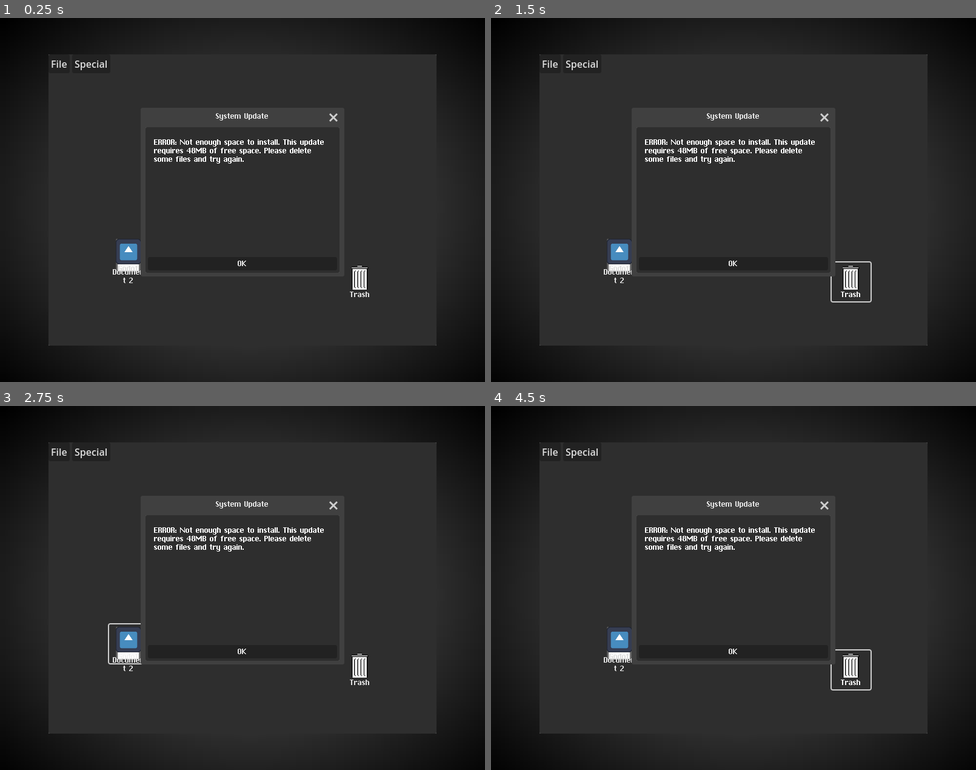
Above: before the commit, frames 1-4 (two rows, left to right).
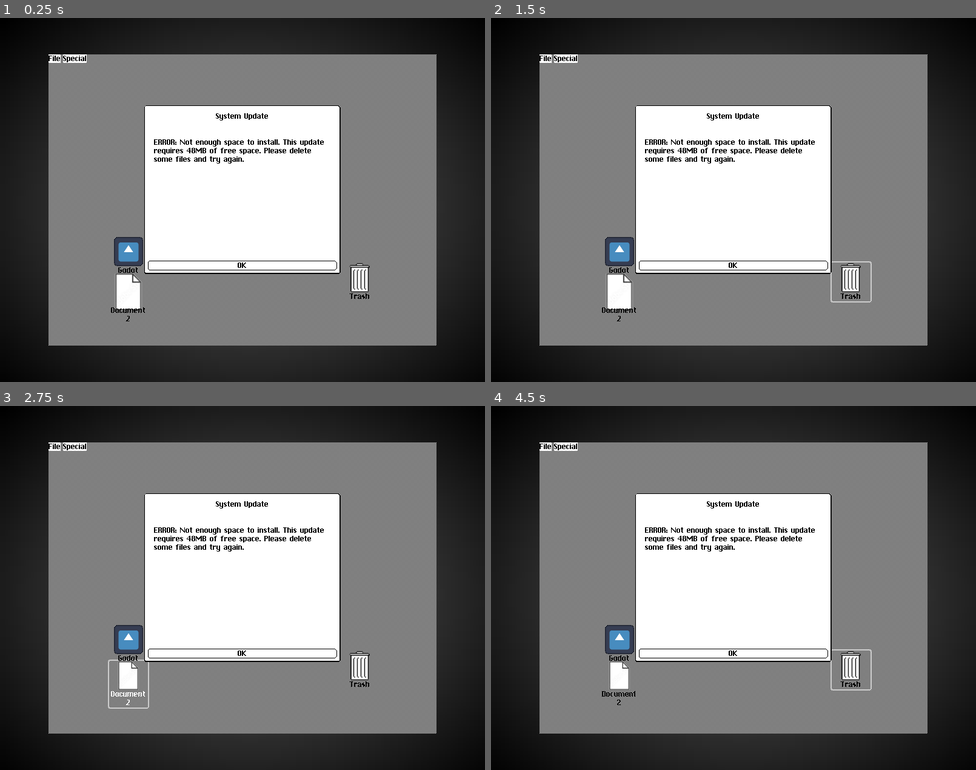
Above: after the commit, the same moments.

Repository: ee0pdt/gwj-78-erase
Game: Godot game, scene res://main.tscn
The game is run twice, just before and just after one commit, with the same random seed, the same clock (stepped at 60 frames per second) and the same inputs. The engine's default icon, where the game draws it, is replaced by a stand-in: a white triangle on a blue panel in a dark square.
Inputs:
- Up to frame 1 (0.25 s): no input
- Up to frame 2 (1.5 s): click "Trash" at 0.5 s; click "Document" at 1.25 s
- Up to frame 3 (2.75 s): click "Document 2" at 2 s
- Up to frame 4 (4.5 s): click "Godot" at 2.75 s; click "Trash" at 3.5 s; click "Document" at 4.25 s

The runs differ from the first frame. In frame 1, 64% of the frame differs, in the area x 10-90%, y 10-90%; in frame 2, 63%; in frame 3, 64%; in frame 4, 63%.

Commit message:
Better OS1 Styles

Diff:
--- a/main.tscn
+++ b/main.tscn
@@ -6,6 +6,7 @@
 [ext_resource type="Texture2D" uid="uid://dbx7n44neu5r7" path="res://assets/images/trash.png" id="2_h2yge"]
 [ext_resource type="Theme" uid="uid://cmnrvs380oc6u" path="res://themes/os1_mono.tres" id="3_efxa6"]
 [ext_resource type="Script" uid="uid://dtb75nehl5f26" path="res://trash.gd" id="4_1bvp3"]
+[ext_resource type="Texture2D" uid="uid://qyfy5t08yk3q" path="res://assets/images/os1_bkg.png" id="5_dg77c"]
 [ext_resource type="Script" uid="uid://bykqjgpcn73br" path="res://document.gd" id="6_7mycd"]
 [ext_resource type="Texture2D" uid="uid://c8l3nhsy06asv" path="res://assets/images/document.png" id="6_272bh"]
 [ext_resource type="Script" uid="uid://bgsgt0niuif7a" path="res://menu_bar.gd" id="8_5vw27"]
@@ -74,6 +75,7 @@
 
 [node name="DesktopBackground" type="TextureRect" parent="CanvasLayer/Screen/Desktop"]
 layout_mode = 2
+texture = ExtResource("5_dg77c")
 stretch_mode = 1
 
 [node name="Trash" type="Button" parent="CanvasLayer/Screen/Desktop/DesktopBackground"]
@@ -114,9 +116,9 @@
 unique_name_in_owner = true
 layout_mode = 0
 offset_left = 100.0
-offset_top = 300.0
+offset_top = 360.0
 offset_right = 164.0
-offset_bottom = 377.0
+offset_bottom = 437.0
 text = "Document 2"
 icon = ExtResource("6_272bh")
 flat = true
@@ -149,6 +151,7 @@
 offset_bottom = 31.0
 size_flags_horizontal = 0
 size_flags_vertical = 0
+theme = ExtResource("3_efxa6")
 prefer_global_menu = false
 script = ExtResource("8_5vw27")
 
@@ -170,6 +173,7 @@
 title = "Empty Trash"
 initial_position = 2
 size = Vector2i(462, 106)
+theme = ExtResource("3_efxa6")
 dialog_text = "Are you sure you want to delete all the items in the trash? This cannot be undone."
 dialog_autowrap = true
 
--- a/project.godot
+++ b/project.godot
@@ -20,6 +20,7 @@
 window/size/viewport_width=800
 window/size/viewport_height=600
 window/stretch/mode="canvas_items"
+window/stretch/scale_mode="integer"
 
 [rendering]
 
--- a/themes/os1_mono.tres
+++ b/themes/os1_mono.tres
@@ -1,13 +1,63 @@
-[gd_resource type="Theme" load_steps=2 format=3 uid="uid://cmnrvs380oc6u"]
+[gd_resource type="Theme" load_steps=8 format=3 uid="uid://cmnrvs380oc6u"]
 
 [ext_resource type="FontFile" uid="uid://didgilb12w1ij" path="res://assets/fonts/ChiKareGo.ttf" id="1_0070d"]
+[ext_resource type="StyleBox" uid="uid://bbw4idcb3ejpp" path="res://themes/os1_mono.button_hover.stylebox" id="2_bbvwv"]
+[ext_resource type="StyleBox" uid="uid://dbme13r5qnk6w" path="res://themes/os1_mono_button_normal.stylebox" id="3_urqag"]
+
+[sub_resource type="StyleBoxFlat" id="StyleBoxFlat_urqag"]
+bg_color = Color(1, 1, 1, 1)
+
+[sub_resource type="StyleBoxFlat" id="StyleBoxFlat_32t6g"]
+bg_color = Color(0, 0, 0, 1)
+
+[sub_resource type="StyleBoxFlat" id="StyleBoxFlat_bbvwv"]
+bg_color = Color(1, 1, 1, 1)
+
+[sub_resource type="StyleBoxFlat" id="StyleBoxFlat_huffe"]
+bg_color = Color(1, 1, 1, 1)
+border_width_left = 1
+border_width_top = 1
+border_width_right = 2
+border_width_bottom = 2
+border_color = Color(0, 0, 0, 1)
+corner_radius_top_left = 3
+corner_radius_top_right = 3
+corner_radius_bottom_right = 3
+corner_radius_bottom_left = 3
+corner_detail = 1
+expand_margin_left = 2.0
+expand_margin_top = 36.0
+expand_margin_right = 2.0
+expand_margin_bottom = 2.0
+anti_aliasing = false
 
 [resource]
+Button/colors/font_color = Color(0, 0, 0, 1)
+Button/colors/font_disabled_color = Color(0, 0, 0, 1)
+Button/colors/font_focus_color = Color(0, 0, 0, 1)
+Button/colors/font_hover_color = Color(1, 1, 1, 1)
+Button/colors/font_hover_pressed_color = Color(1, 1, 1, 1)
+Button/colors/font_pressed_color = Color(0, 0, 0, 1)
 Button/fonts/font = ExtResource("1_0070d")
+Button/styles/disabled = null
+Button/styles/focus = null
+Button/styles/hover = ExtResource("2_bbvwv")
+Button/styles/normal = ExtResource("3_urqag")
+Button/styles/pressed = null
 Label/fonts/font = ExtResource("1_0070d")
+MenuBar/colors/font_color = Color(0, 0, 0, 1)
+MenuBar/fonts/font = ExtResource("1_0070d")
+MenuBar/styles/disabled = null
+MenuBar/styles/normal = SubResource("StyleBoxFlat_urqag")
+MenuBar/styles/pressed = SubResource("StyleBoxFlat_32t6g")
+MenuButton/fonts/font = ExtResource("1_0070d")
+PanelContainer/styles/panel = SubResource("StyleBoxFlat_bbvwv")
+RichTextLabel/colors/default_color = Color(0, 0, 0, 1)
 RichTextLabel/fonts/bold_font = ExtResource("1_0070d")
 RichTextLabel/fonts/bold_italics_font = ExtResource("1_0070d")
 RichTextLabel/fonts/italics_font = ExtResource("1_0070d")
 RichTextLabel/fonts/mono_font = ExtResource("1_0070d")
 RichTextLabel/fonts/normal_font = ExtResource("1_0070d")
+Window/colors/title_color = Color(0, 0, 0, 1)
 Window/fonts/title_font = ExtResource("1_0070d")
+Window/styles/embedded_border = SubResource("StyleBoxFlat_huffe")
Binary file added: assets/images/os1_bkg.png
Not shown, added: assets/images/os1_bkg.png.import
Not shown: 1 places in main.tscn that only renumber resources
Binary file added: themes/os1_mono.button_hover.stylebox
Binary file added: themes/os1_mono_button_normal.stylebox
